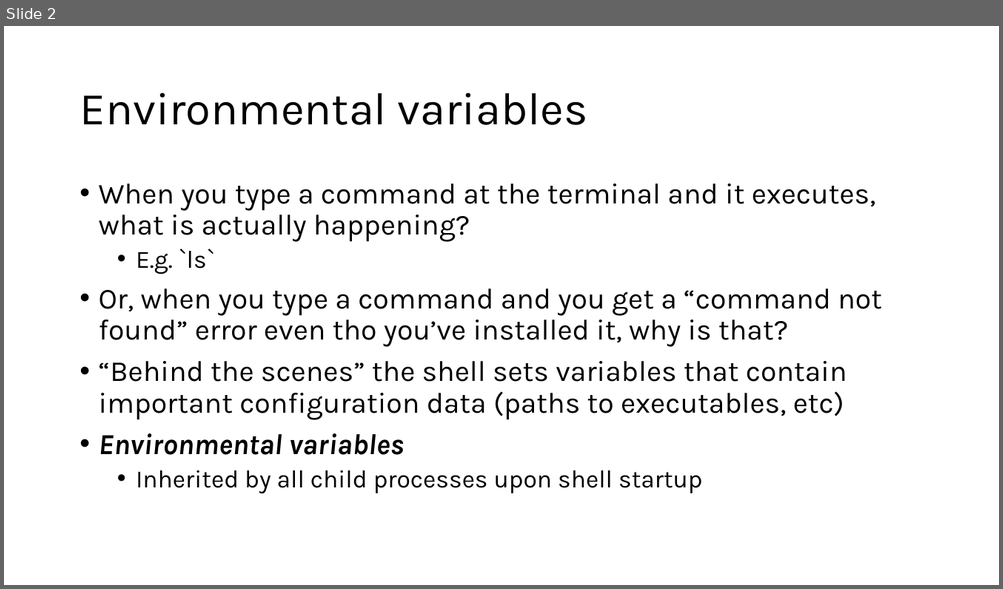
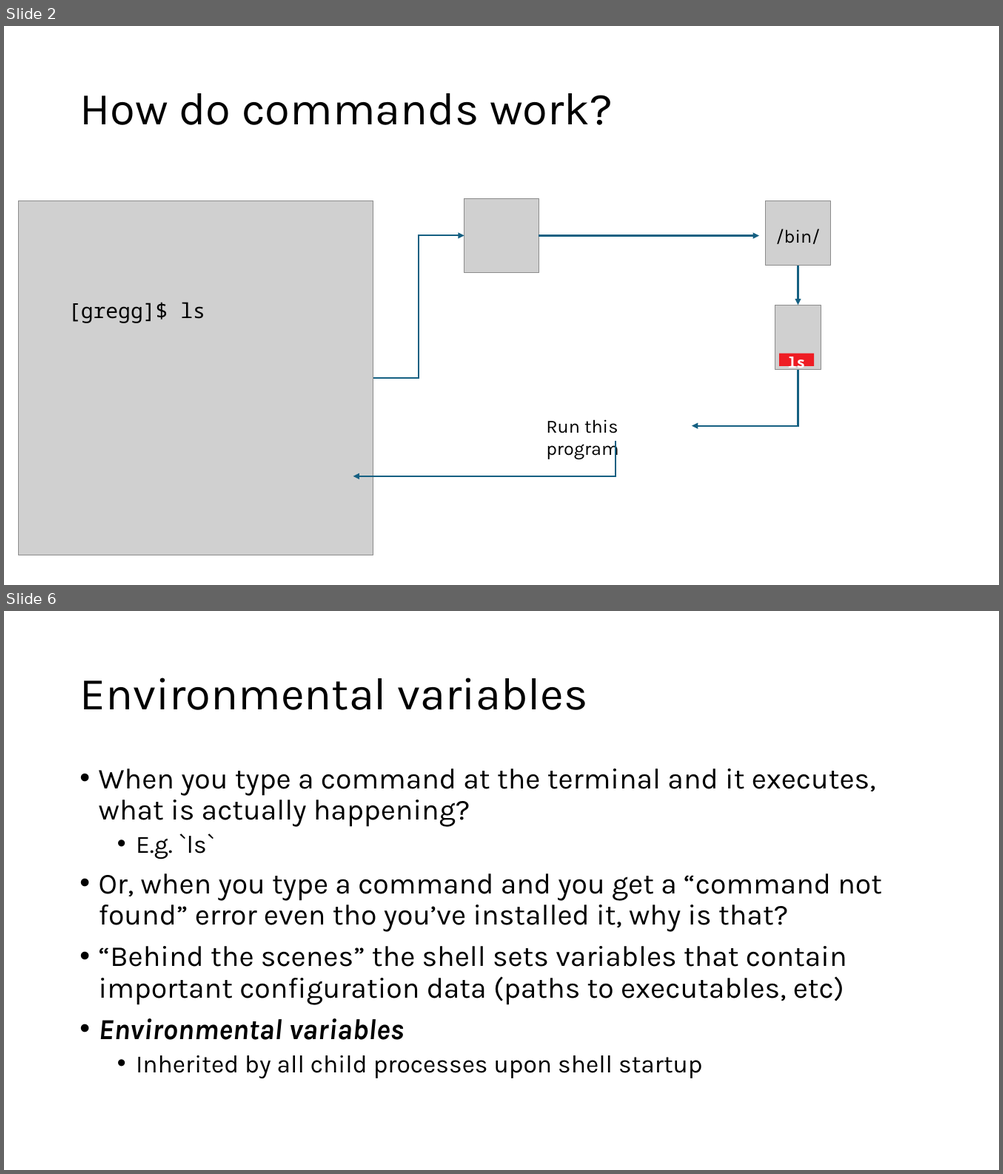
Before and after one commit to harvardinformatics/short-trainings, a slide deck: cmd-line-101/cmdline_tips_draft.pptx. Shown one above the other, each under a label of ours: slide 2 before the commit, slides 2 and 6 after it; the slides between them are not shown. The pictures are 1003x589 and 1003x1174 pixels, drawn with LibreOffice and Linux fonts; fonts in the diff are those of the drawing; grey boxes stand for pictures. Boxes give left, top, right and bottom in pixels: in the first picture for what was removed or moved away, otherwise in the second. Text is boxed around its words. In the diff, an @@ line names an element or a change of style, - is before the commit and + after.

```diff
--- a/cmd-line-101/cmdline_tips_draft.pptx
+++ b/cmd-line-101/cmdline_tips_draft.pptx
@@ slide 2 added at (4,26,999,585), background #FFFFFF @@
@@ title added at (79,93,612,125), 44 pt, text #000000 @@
+How do commands work?
@@ picture added at (18,201,373,556) @@
@@ picture added at (464,198,539,273) @@
@@ picture added at (765,201,831,266) @@
@@ elbow arrow added from (373, 378) to (464, 235), #156082 1.5 pt @@
@@ arrow added from (539, 235) to (759, 235), #156082 1.5 pt @@
@@ text added at (776,229,819,244), 18 pt, text #000000 @@
+/bin/
@@ arrow added from (798, 266) to (798, 305), #156082 1.5 pt @@
@@ text added at (68,302,205,323), 20 pt, text #000000 @@
+[gregg]$ ls
@@ picture added at (775,305,820,370) @@
@@ rectangle added at (780,354,814,366), fill #EE1C23, 14 pt, text #FFFFFF, bold @@
+ls
@@ elbow arrow added from (798, 370) to (692, 426), #156082 1.5 pt @@
@@ text added at (546,420,618,460), 18 pt, text #000000 @@
+Run this program
@@ elbow arrow added from (615, 442) to (353, 477), #156082 1.5 pt @@
@@ what was slide 2 is now slide 6 @@
```
Also in this commit, not shown: 4 other slides added, 1 slide removed.
